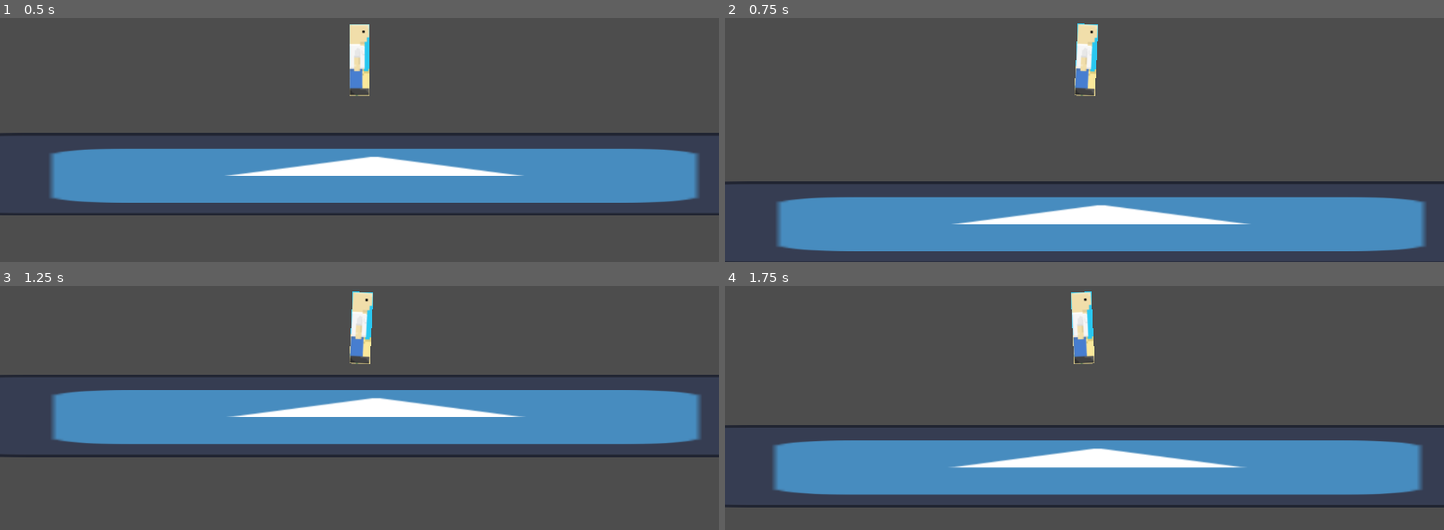
Above: before the commit, frames 1-4 (two rows, left to right).
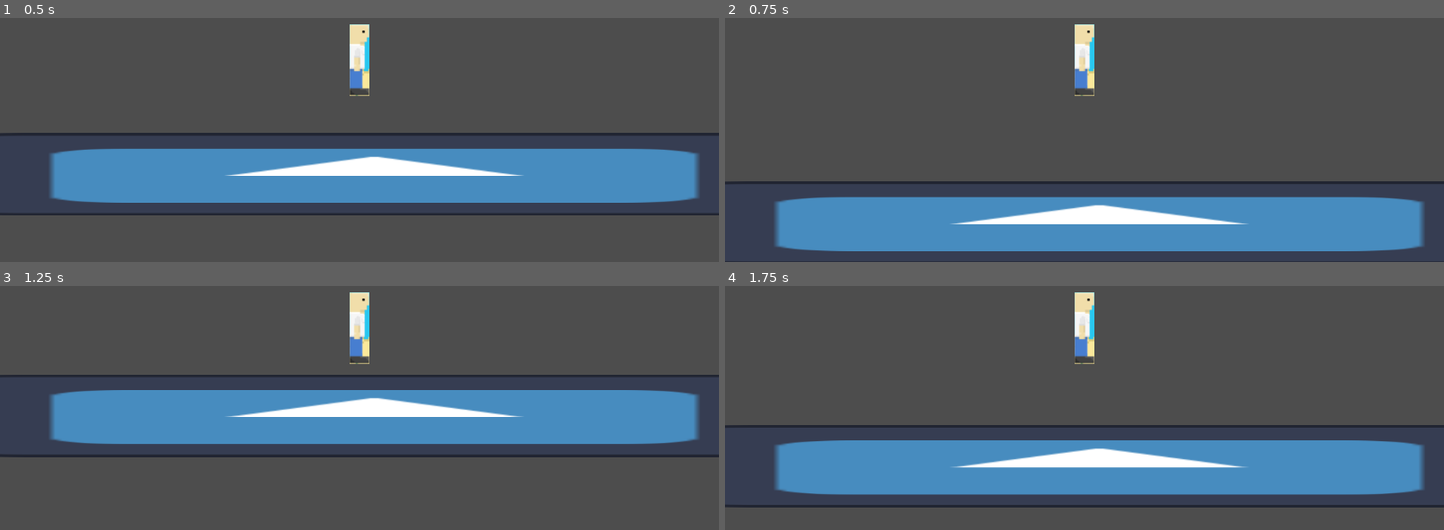
Above: after the commit, the same moments.

Repository: Someone-That/Getaway-Shooting
Game: Godot game, scene res://Scenes/main.tscn
Two runs of this game, one before a commit and one after it. Both use one fixed random seed, a clock stepped at 60 frames per second and the inputs below. The engine's default icon, where the game draws it, is replaced by a stand-in: a white triangle on a blue panel in a dark square.
Inputs:
- Up to frame 1 (0.5 s): no input
- Up to frame 2 (0.75 s): hold E (p1right) from 0.53 s (still down); tap R (p1use) at 0.6 s
- Up to frame 3 (1.25 s): keep holding E (p1right)
- Up to frame 4 (1.75 s): release E (p1right) at 1.28 s; hold W (p1left) from 1.28 s (still down); tap R (p1use) at 1.35 s

Frame 1 is identical in both runs. In frame 2, 0.8% of the frame differs, in the area x 6-98%, y 2-94%; in frame 3, 0.8%; in frame 4, 0.8%.

Commit message:
turning logistics done and slowly getting closer

Diff:
--- a/Scenes/character.tscn
+++ b/Scenes/character.tscn
@@ -1,15 +1,19 @@
-[gd_scene load_steps=4 format=3 uid="uid://kar43gtfxsa6"]
+[gd_scene load_steps=5 format=3 uid="uid://kar43gtfxsa6"]
 
 [ext_resource type="Script" path="res://Scripts/character.gd" id="1_3ra8w"]
 [ext_resource type="Texture2D" uid="uid://ds56ouywobj8j" path="res://mc.PNG" id="2_764wf"]
+
+[sub_resource type="PhysicsMaterial" id="PhysicsMaterial_mpnnt"]
+bounce = 0.5
 
 [sub_resource type="RectangleShape2D" id="RectangleShape2D_6ibit"]
 size = Vector2(47.295, 166.39)
 
 [node name="RigidBody2D" type="RigidBody2D"]
-inertia = 10000.0
+physics_material_override = SubResource("PhysicsMaterial_mpnnt")
 max_contacts_reported = 1
 contact_monitor = true
+can_sleep = false
 script = ExtResource("1_3ra8w")
 collisionpath = NodePath("CollisionShape2D")
 spritepath = NodePath("CollisionShape2D/Sprite2D")
--- a/Scripts/character.gd
+++ b/Scripts/character.gd
@@ -14,11 +14,13 @@
 @onready var camera = get_node(camerapath)
 
 @onready var width = collision.shape.size.x
-var ground_torque = 3000
-var air_torque = 300
+var ground_torque = 120000
+var air_torque = 30000
 var on_floor = false
 var jump_force = 800
 var torqueless_zone = 5 #degrees (same as getaway shootout)
+var turning = false
+@onready var default_bounce = physics_material_override.bounce
 
 # Called when the node enters the scene tree for the first time.
 func _ready():
@@ -27,11 +29,12 @@
 
 # Called every frame. 'delta' is the elapsed time since the previous frame.
 func _physics_process(delta):
+	lock_rotation = false
 	if Input.is_action_pressed("p1left") and not Input.is_action_pressed("p1right"):
-		angular_velocity = -sensitivity * delta
+		turn(-1, delta)
 
 	if Input.is_action_pressed("p1right") and not Input.is_action_pressed("p1left"):
-		angular_velocity = sensitivity * delta
+		turn(1, delta)
 
 	#rotation_degrees = clamp(rotation_degrees, -max_rotation, max_rotation)
 
@@ -45,19 +48,36 @@
 
 	if Input.is_action_just_released("p1right") or Input.is_action_just_released("p1left"):
 		linear_velocity += -transform.y.normalized() * jump_force
-		angular_velocity = 0
+		turning = false
+		physics_material_override.bounce = default_bounce
 		pass
 
 	#apply the bobble effect
 	if rotation_degrees == 0:
 		constant_torque = 0
 	else:
-		if on_floor: constant_torque = -pow(abs(rotation_degrees),1) * (abs(rotation_degrees)/rotation_degrees) * ground_torque
+		if on_floor:
+			if not in_torqueless_zone(): apply_torque(-rotation_degrees * ground_torque * delta)
 		else:
-			constant_torque = -pow(abs(rotation_degrees),1.2) * (abs(rotation_degrees)/rotation_degrees) * air_torque
-			if rotation_degrees == clamp(rotation_degrees,-torqueless_zone,torqueless_zone): #rotation degrees is within torqueless zone degrees
+			if not in_torqueless_zone(): apply_torque(-rotation_degrees * air_torque * delta)
+			if rotation_degrees == clamp(rotation_degrees,-torqueless_zone,torqueless_zone) and 0: #rotation degrees is within torqueless zone degrees
 				constant_torque = 0
-				angular_velocity = 0
+				if not turning: angular_velocity = 0
+
+
+func turn(direction, delta):
+	if on_floor or turning:
+		physics_material_override.bounce = 0
+		lock_rotation = true
+		if rotation_degrees == clamp(rotation_degrees, -max_rotation, max_rotation) or rotation_degrees/abs(rotation_degrees) != direction:
+			angular_velocity = sensitivity * delta * direction
+		turning = true
+
+
+func in_torqueless_zone():
+	if rotation_degrees == clamp(rotation_degrees,-torqueless_zone,torqueless_zone):
+		return true
+	return false
 
 
 func change_pivot_point(left_or_right):
